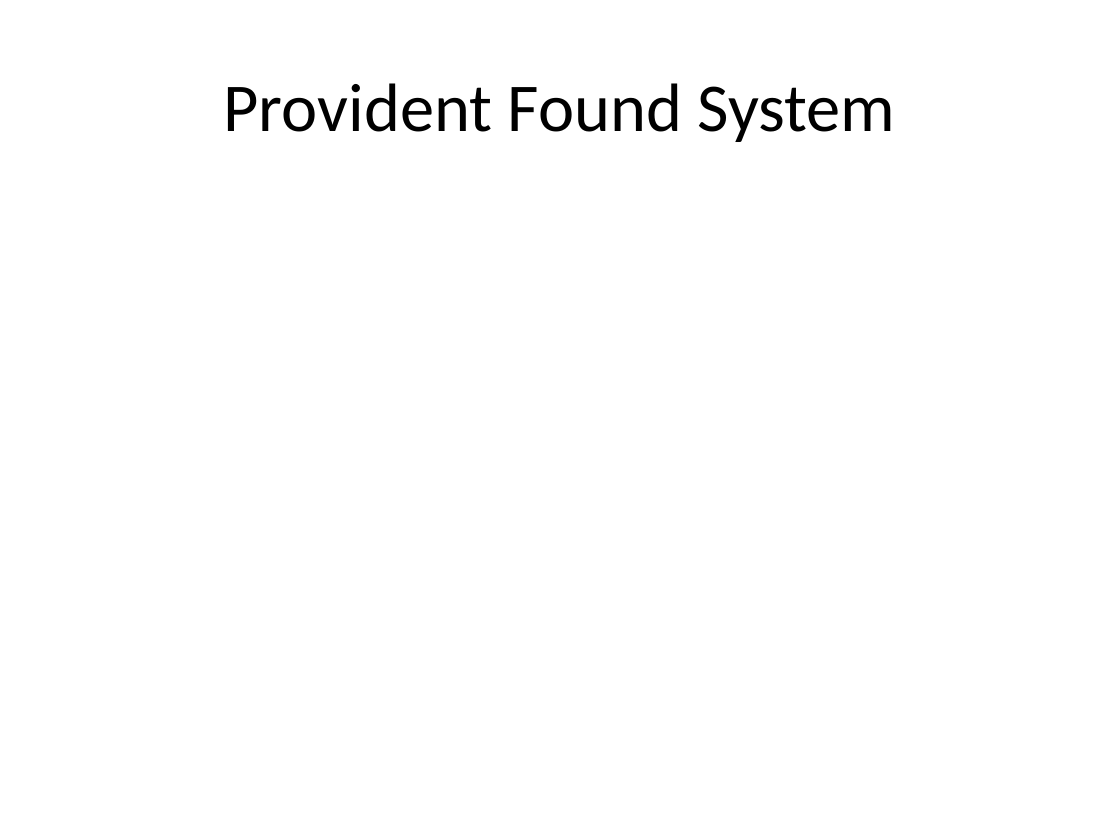
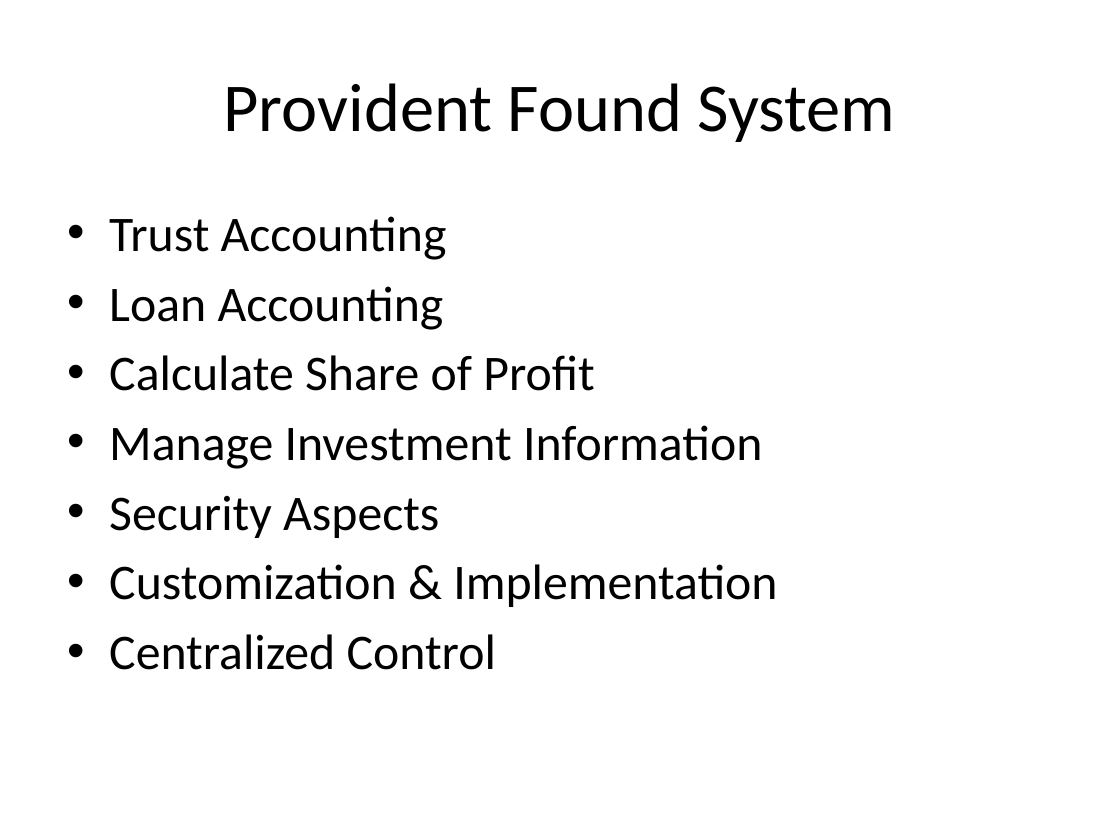
Before and after one commit to raselahmmedgit/fscd-hrpfs-docs, a slide deck: slide 6 of Proposal Docs/hr_proposal.pptx. Drawn at 1120x840 pixels with LibreOffice and Linux fonts; fonts in the diff are those of the drawing. Boxes give left, top, right and bottom in pixels: in the first picture for what was removed or moved away, otherwise in the second. Text is boxed around its words. In the diff, an @@ line names an element or a change of style, - is before the commit and + after.

```diff
--- a/Proposal Docs/hr_proposal.pptx
+++ b/Proposal Docs/hr_proposal.pptx
@@ text added at (109,216,777,670), 32 pt, text #000000 @@
+• Trust Accounting
+• Loan Accounting
+• Calculate Share of Profit
+• Manage Investment Information
+• Security Aspects
+• Customization & Implementation
+• Centralized Control
```
Also in this commit, not shown: 4 other slides changed.
